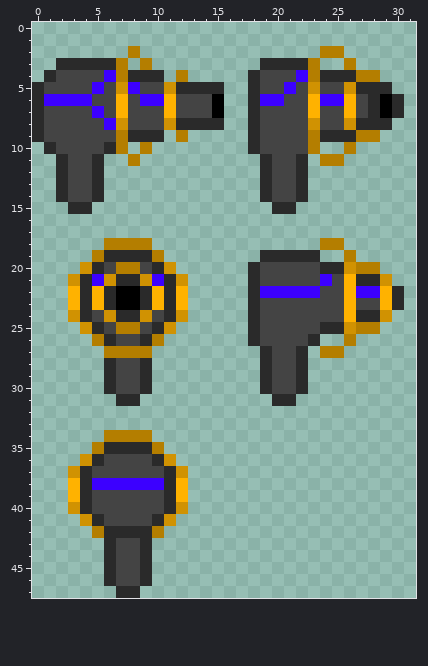
Edited in one commit: pixel-art sprite (Assets/Texture/Weapons/WeaponRevolver.png). The picture above is the old version.
The file is 32x48 pixels.
New version:
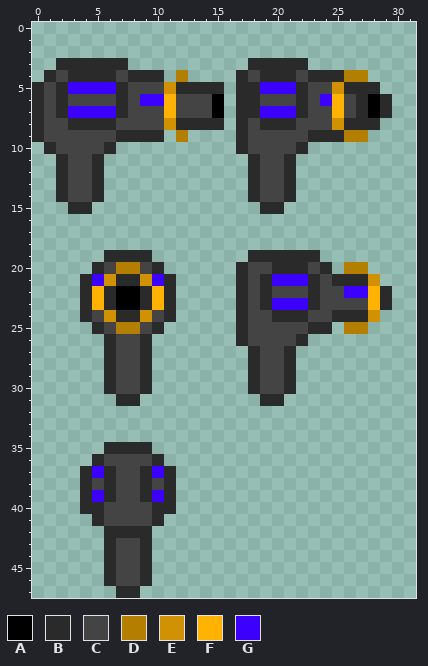
Palette (. is transparent): A #000000  B #2a2a2a  C #444444  D #b47e00  E #d09202  F #ffb200  G #3c00ff
Change:
y 2: x 8 D -> .; x 24..25 DD -> ..
y 3: x 7 D -> B; x 9 D -> .; x 18 . -> B; x 23 D -> .; x 26 D -> .
y 4: x 3..7 CCCGD -> BBBBC; x 17..23 .BCCCGD -> BCBBBCB; x 26 B -> D; x 28 D -> .
y 5: x 2..4 CCC -> BGG; x 6..8 CEG -> GBC; x 17 . -> B; x 19..20 CC -> GG; x 22..23 CE -> BC; x 25..26 CE -> EB; x 29 B -> .
y 6: x 1..4 GGGG -> CBCC; x 7 F -> B; x 17 . -> B; x 19..20 GG -> CC; x 22..23 CF -> BC; x 25..30 GFCBAB -> FCBAB.
y 7: x 2..4 CCC -> BGG; x 6..7 CF -> GB; x 17 . -> B; x 19..23 CCCCF -> GGGBC; x 25..30 CFCBAB -> FCBAB.
y 8: x 3..7 CCCGE -> BBBBC; x 17..21 .BCCC -> BCBBB; x 23 E -> C; x 25..26 CE -> EB; x 29 B -> .
y 9: x 7 D -> B; x 17..18 .B -> BC; x 23 D -> B; x 26 B -> D; x 28 D -> .
y 10: x 7 D -> .; x 9 D -> .; x 17..18 .B -> BC; x 22..23 CD -> B.; x 26 D -> .
y 11: x 8 D -> .; x 18..19 .B -> BC; x 21..22 CB -> B.; x 24..25 DD -> ..
y 12..14: x 18..19 .B -> BC; x 21..22 CB -> B.
y 15: x 19 . -> B; x 21 B -> .
y 18: x 6..9 DDDD -> ....; x 24..25 DD -> ..
y 19: x 5 D -> .; x 10 D -> .; x 18 . -> B; x 26 D -> .
y 20: x 4 E -> .; x 11 E -> .; x 17..18 .B -> BC; x 20..22 CCC -> BBB; x 25..26 BE -> .D; x 28 D -> .
y 21: x 3 E -> .; x 12 E -> .; x 17..26 .BCCCCCGCF -> BCBGGGBCBB; x 28..29 BE -> E.
y 22: x 3 F -> .; x 12 F -> .; x 17..23 .BGGGGG -> BCBCCCB; x 26 F -> G; x 28..30 GFB -> FB.
y 23: x 3 F -> .; x 12 F -> .; x 17..23 .BCCCCC -> BCBGGGB; x 26 F -> C; x 28..30 CFB -> FB.
y 24: x 3 E -> .; x 12 E -> .; x 17..18 .B -> BC; x 20..22 CCC -> BBB; x 25..26 CF -> BB; x 28..29 BE -> E.
y 25: x 4 E -> .; x 11 E -> .; x 17..18 .B -> BC; x 23 C -> B; x 25..26 BE -> .D; x 28 D -> .
y 26: x 5 D -> .; x 10 D -> .; x 17..18 .B -> BC; x 22..23 CB -> B.; x 26 D -> .
y 27: x 6..9 DDDD -> BCCB; x 18..19 .B -> BC; x 21..22 CB -> B.; x 24..25 DD -> ..
y 28..30: x 18..19 .B -> BC; x 21..22 CB -> B.
y 31: x 19 . -> B; x 21 B -> .
y 34: x 6..9 DDDD -> ....
y 35: x 5 D -> .; x 10 D -> .
y 36: x 4 E -> .; x 11 E -> .
y 37: x 3 E -> .; x 5..6 CC -> GB; x 9..10 CC -> BG; x 12 E -> .
y 38: x 3 F -> .; x 5..10 GGGGGG -> CBCCBC; x 12 F -> .
y 39: x 3 F -> .; x 5..6 CC -> GB; x 9..10 CC -> BG; x 12 F -> .
y 40: x 3 E -> .; x 5 C -> B; x 10 C -> B; x 12 E -> .
y 41: x 4 E -> .; x 11 E -> .
y 42: x 5 D -> .; x 10 D -> .
Boxes around the changes in both pictures, in picture pixels (x1, y1, x2, y2):
changed: (44, 46, 404, 406)
changed: (68, 430, 188, 538)
